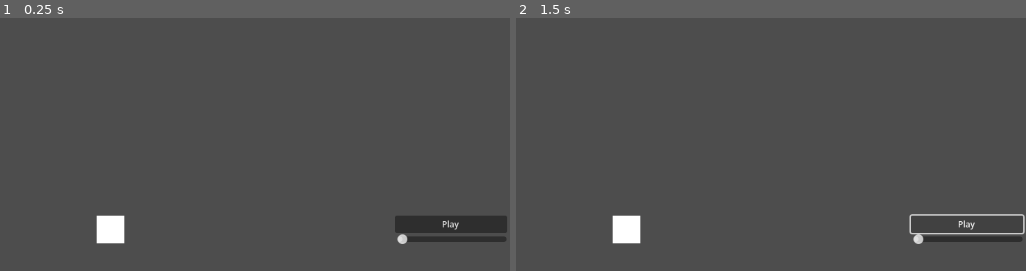
Above: before the commit, frames 1-2 (left to right).
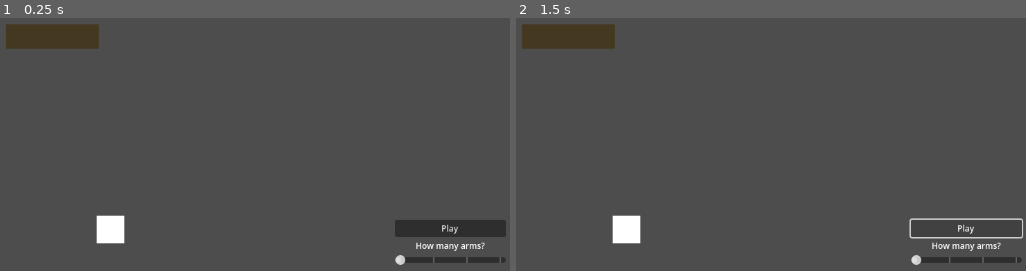
Above: after the commit, the same moments.

Repository: LiveFromZero/slimemind-fork
Game: Godot game, scene res://main.tscn
Two runs of this game, one before a commit and one after it. Both use one fixed random seed, a clock stepped at 60 frames per second and the inputs below.
Inputs:
- Up to frame 1 (0.25 s): no input
- Up to frame 2 (1.5 s): click "Play" at 0.5 s; click "Play" at 1.25 s

The runs differ from the first frame. In frame 1, 3.6% of the frame differs, in the area x 1-100%, y 2-98%; in frame 2, 3.6%.

Commit message:
Added collision objects

Diff:
--- a/main.tscn
+++ b/main.tscn
@@ -1,8 +1,9 @@
-[gd_scene load_steps=5 format=3 uid="uid://b1pq12byr341f"]
+[gd_scene load_steps=6 format=3 uid="uid://b1pq12byr341f"]
 
 [ext_resource type="PackedScene" uid="uid://dqtkwvjw8hvx3" path="res://scenes/blob.tscn" id="1_0xm2m"]
 [ext_resource type="Script" uid="uid://bvlt7ptj8nwwv" path="res://scripts/camera_2d.gd" id="1_h2yge"]
 [ext_resource type="PackedScene" uid="uid://ojlxgt03ouxb" path="res://scenes/world.tscn" id="2_h2yge"]
+[ext_resource type="PackedScene" uid="uid://c18nvaethbl3s" path="res://scenes/collision_objekt.tscn" id="4_1bvp3"]
 
 [sub_resource type="WorldBoundaryShape2D" id="WorldBoundaryShape2D_h2yge"]
 
@@ -28,22 +29,31 @@
 grow_horizontal = 0
 grow_vertical = 2
 
-[node name="Button" type="Button" parent="Menu/Control"]
+[node name="VBoxContainer" type="VBoxContainer" parent="Menu/Control"]
 layout_mode = 0
-offset_right = 162.0
-offset_bottom = 25.0
+offset_top = 6.0
+offset_right = 160.0
+offset_bottom = 51.0
+
+[node name="Button" type="Button" parent="Menu/Control/VBoxContainer"]
+layout_mode = 2
 theme_override_font_sizes/font_size = 12
 text = "Play"
 
-[node name="HSlider" type="HSlider" parent="Menu/Control"]
-layout_mode = 0
-offset_left = 3.0
-offset_top = 26.0
-offset_right = 161.0
-offset_bottom = 42.0
+[node name="Label" type="Label" parent="Menu/Control/VBoxContainer"]
+layout_mode = 2
+theme_override_font_sizes/font_size = 12
+text = "How many arms?"
+horizontal_alignment = 1
+
+[node name="HSlider" type="HSlider" parent="Menu/Control/VBoxContainer"]
+layout_mode = 2
 min_value = 1.0
 max_value = 4.0
 value = 1.0
+tick_count = 4
+ticks_on_borders = true
+ticks_position = 3
 
 [node name="World" parent="." instance=ExtResource("2_h2yge")]
 
@@ -80,5 +90,15 @@
 rotation = 0.7853982
 shape = SubResource("WorldBoundaryShape2D_h2yge")
 
-[connection signal="pressed" from="Menu/Control/Button" to="World" method="_on_button_pressed"]
-[connection signal="value_changed" from="Menu/Control/HSlider" to="World" method="_on_h_slider_value_changed"]
+[node name="CollisionObjekt" parent="." instance=ExtResource("4_1bvp3")]
+position = Vector2(-151, -261)
+rotation = -1.5707964
+scale = Vector2(0.75, 0.75)
+
+[node name="CollisionObjekt2" parent="." instance=ExtResource("4_1bvp3")]
+position = Vector2(34, -701)
+rotation = -1.5707964
+scale = Vector2(0.75, 0.75)
+
+[connection signal="pressed" from="Menu/Control/VBoxContainer/Button" to="World" method="_on_button_pressed"]
+[connection signal="value_changed" from="Menu/Control/VBoxContainer/HSlider" to="World" method="_on_h_slider_value_changed"]
--- a/scenes/arm_segment.tscn
+++ b/scenes/arm_segment.tscn
@@ -6,7 +6,6 @@
 size = Vector2(6, 50)
 
 [node name="ArmSegment" type="Node2D"]
-scale = Vector2(0.8, 0.8)
 script = ExtResource("1_0510x")
 
 [node name="Area2D" type="Area2D" parent="."]
--- /dev/null
+++ b/scenes/collision_objekt.tscn
@@ -0,0 +1,17 @@
+[gd_scene load_steps=2 format=3 uid="uid://c18nvaethbl3s"]
+
+[sub_resource type="RectangleShape2D" id="RectangleShape2D_b2eal"]
+size = Vector2(45, 176)
+
+[node name="CollisionObjekt" type="Node2D"]
+
+[node name="Area2D" type="Area2D" parent="."]
+
+[node name="CollisionShape2D" type="CollisionShape2D" parent="Area2D"]
+position = Vector2(24.5, 90)
+shape = SubResource("RectangleShape2D_b2eal")
+
+[node name="ColorRect" type="ColorRect" parent="Area2D"]
+offset_right = 47.0
+offset_bottom = 179.0
+color = Color(0.26544178, 0.22466859, 0.12522939, 1)
--- a/scripts/arm_segment.gd
+++ b/scripts/arm_segment.gd
@@ -15,7 +15,7 @@
 var has_grown: bool = false
 const GROWTH_INTERVAL: float = 0.2
 var time_since_growth: float = 0.0 # Wird von Delta gesetzt
-var length_of_arm: int = -50
+var length_of_arm: int = -50 # nicht ändern
 var random_arm_split_chance: float = 0.3
 var rng = RandomNumberGenerator.new()
 var randomRotationOptions = [-5,-3,-1,2,4,6]
